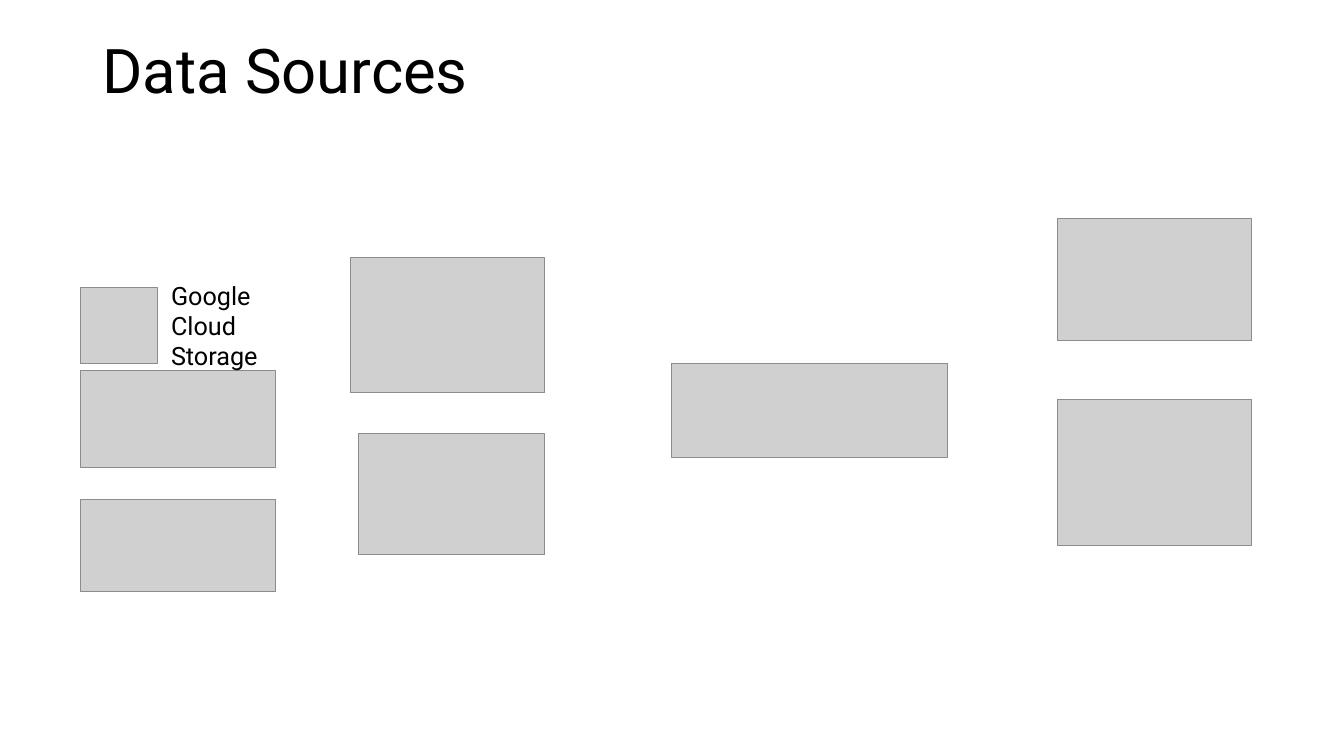
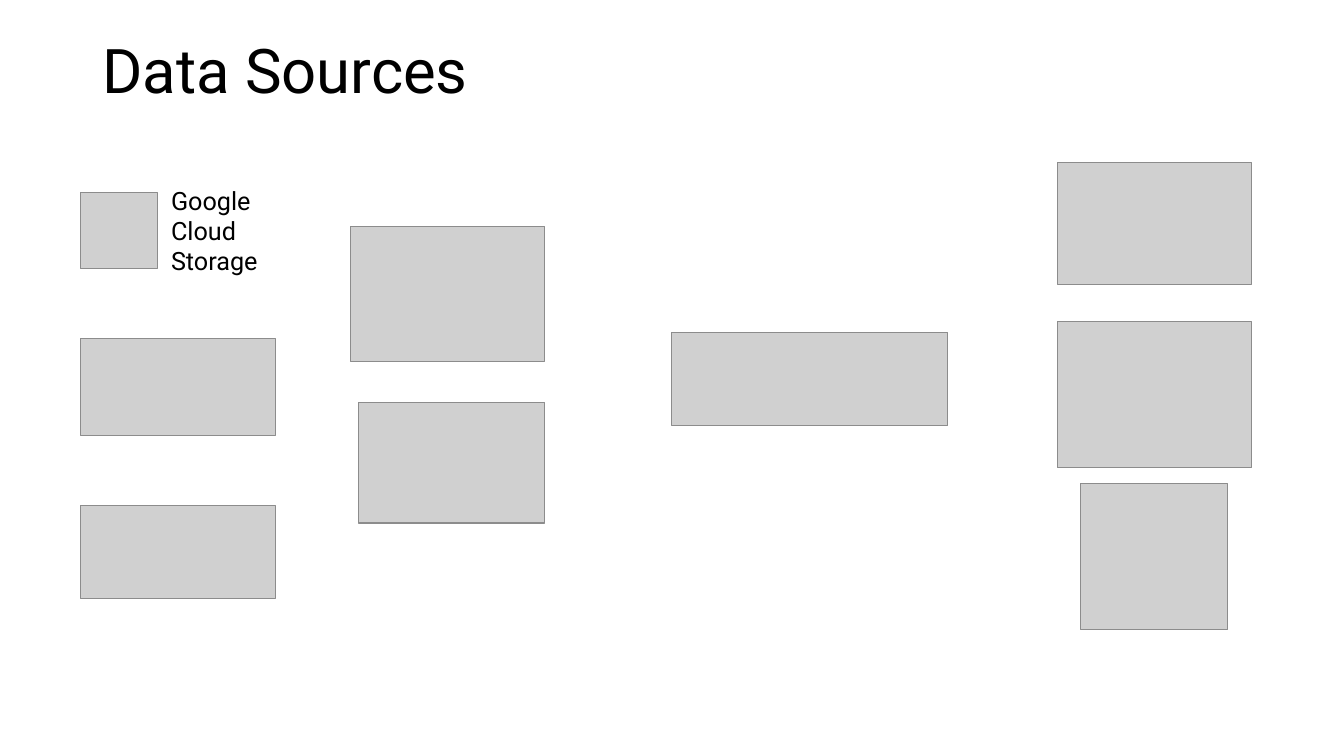
Before and after one commit to codinguncut/devfest-bigquery, a slide deck: slide 5 of 2019-11-28 - GDG Cork DevFest - Google BigQuery.pptx (slide 4 before the commit). Drawn at 1344x756 pixels with LibreOffice and Linux fonts; fonts in the diff are those of the drawing; grey boxes stand for pictures; background and template pictures are left out. Boxes give left, top, right and bottom in pixels: in the first picture for what was removed or moved away, otherwise in the second. Text is boxed around its words. In the diff, an @@ line names an element or a change of style, - is before the commit and + after.

```diff
--- a/2019-11-28 - GDG Cork DevFest - Google BigQuery.pptx
+++ b/2019-11-28 - GDG Cork DevFest - Google BigQuery.pptx
@@ picture: place and size @@
-picture at [1058, 219, 1252, 341]
+picture at [1058, 162, 1252, 284]
@@ picture: place and size @@
-picture at [81, 287, 157, 364]
+picture at [81, 193, 157, 269]
@@ text "Google": place and size @@
-text "Google" at [171, 286, 258, 371]
+text "Google" at [171, 191, 258, 276]
@@ picture: place and size @@
-picture at [1058, 399, 1252, 545]
+picture at [1058, 322, 1252, 468]
@@ 4 pictures: place and size @@
-4 pictures at [81, 258, 949, 555]
+4 pictures at [81, 226, 949, 523]
@@ picture: place and size @@
-picture at [81, 499, 275, 592]
+picture at [81, 506, 275, 599]
@@ picture added at [1081, 484, 1227, 630] @@
```
Also in this commit, not shown: 6 other slides changed, 1 slide added, 1 slide removed, 2 other files.
